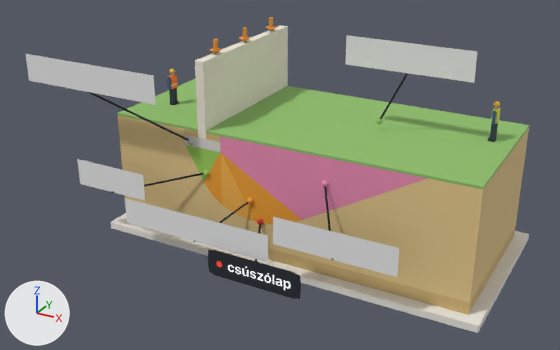
An edit to the glTF model ar-labor/models/talajtores-feliratok.glb, drawn before and after from the same camera.
The view is the same before and after, from a camera (50 mm lens) standing at (0.489, -0.8, 0.318) and looking at (0.067, -0.033, -0.066). Every picture has the same lights, and +X, +Y and +Z are marked at lower left. The first picture is the older version. Where no turn or scale is listed for an object, it has been applied to the vertices.

Objects in the first picture: 'alap_m_f1ead9', 'label_12', 'label_16', 'label_20', 'label_4', 'label_8', 'passz_m_8fbf6a', 'passz_m_e98cb2', 'tomb_m_8fbf6a', 'tomb_m_d2b376', 'tomb_m_e4c88c', 'tomb_m_e9e6df' and 19 more.
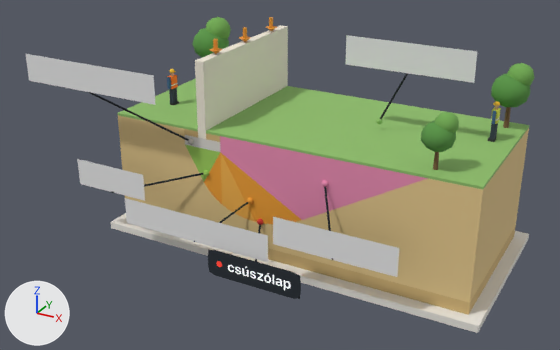
Where the change shows, as pixel boxes [x1, y1, x2, y2] in the pictures (560 x 350 px):
'tomb_m_5a9647', added: after [192, 28, 530, 152]
'tomb_m_74ad55', added: after [205, 17, 534, 133]
'tomb_m_7a5a3c', added: after [433, 107, 511, 170]

Edits to the bpy script that builds the scene:
```text
Add mat_m_74ad55:
    mat_m_74ad55 = principled_material('m_74ad55')
    mat_m_74ad55.base_color = (0.175, 0.418, 0.0908)  # green #74ad55
    mat_m_74ad55.roughness = 1.0
Add mat_m_5a9647:
    mat_m_5a9647 = principled_material('m_5a9647')
    mat_m_5a9647.base_color = (0.102, 0.305, 0.063)  # green #5a9647
    mat_m_5a9647.roughness = 1.0
Add mat_m_7a5a3c:
    mat_m_7a5a3c = principled_material('m_7a5a3c')
    mat_m_7a5a3c.base_color = (0.195, 0.102, 0.0452)  # brown #7a5a3c
    mat_m_7a5a3c.roughness = 0.82
Add me_mesh_14_1:
    me_mesh_14_1.from_pydata(...)  # 126 vertices, 240 faces; spans x -0.11..0.331, y -0.089..0.1, z 0.04..0.091
    me_mesh_14_1.materials.append(mat_m_74ad55)  # green #74ad55
Add me_mesh_13_1:
    me_mesh_13_1.from_pydata(...)  # 126 vertices, 240 faces; spans x -0.127..0.33, y -0.097..0.103, z 0.023..0.077
    me_mesh_13_1.materials.append(mat_m_5a9647)  # green #5a9647
Add me_mesh_12_1:
    me_mesh_12_1.from_pydata(...)  # 42 vertices, 72 faces; spans x -0.106..0.31, y -0.083..0.083, z 0.003..0.041
    me_mesh_12_1.materials.append(mat_m_7a5a3c)  # brown #7a5a3c
Add ob_tomb_m_74ad55:
    ob_tomb_m_74ad55 = bpy.data.objects.new('tomb_m_74ad55', me_mesh_14_1)
    ob_tomb_m_74ad55.location = (0.0, 0.0, 0.0)
Add ob_tomb_m_5a9647:
    ob_tomb_m_5a9647 = bpy.data.objects.new('tomb_m_5a9647', me_mesh_13_1)
    ob_tomb_m_5a9647.location = (0.0, 0.0, 0.0)
Add ob_tomb_m_7a5a3c:
    ob_tomb_m_7a5a3c = bpy.data.objects.new('tomb_m_7a5a3c', me_mesh_12_1)
    ob_tomb_m_7a5a3c.location = (0.0, 0.0, 0.0)
```
